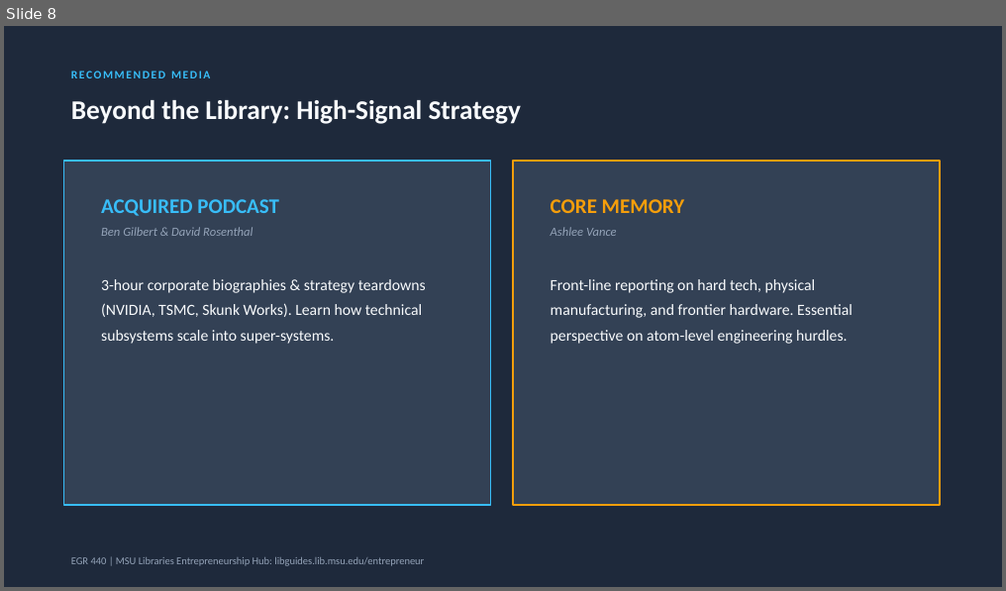
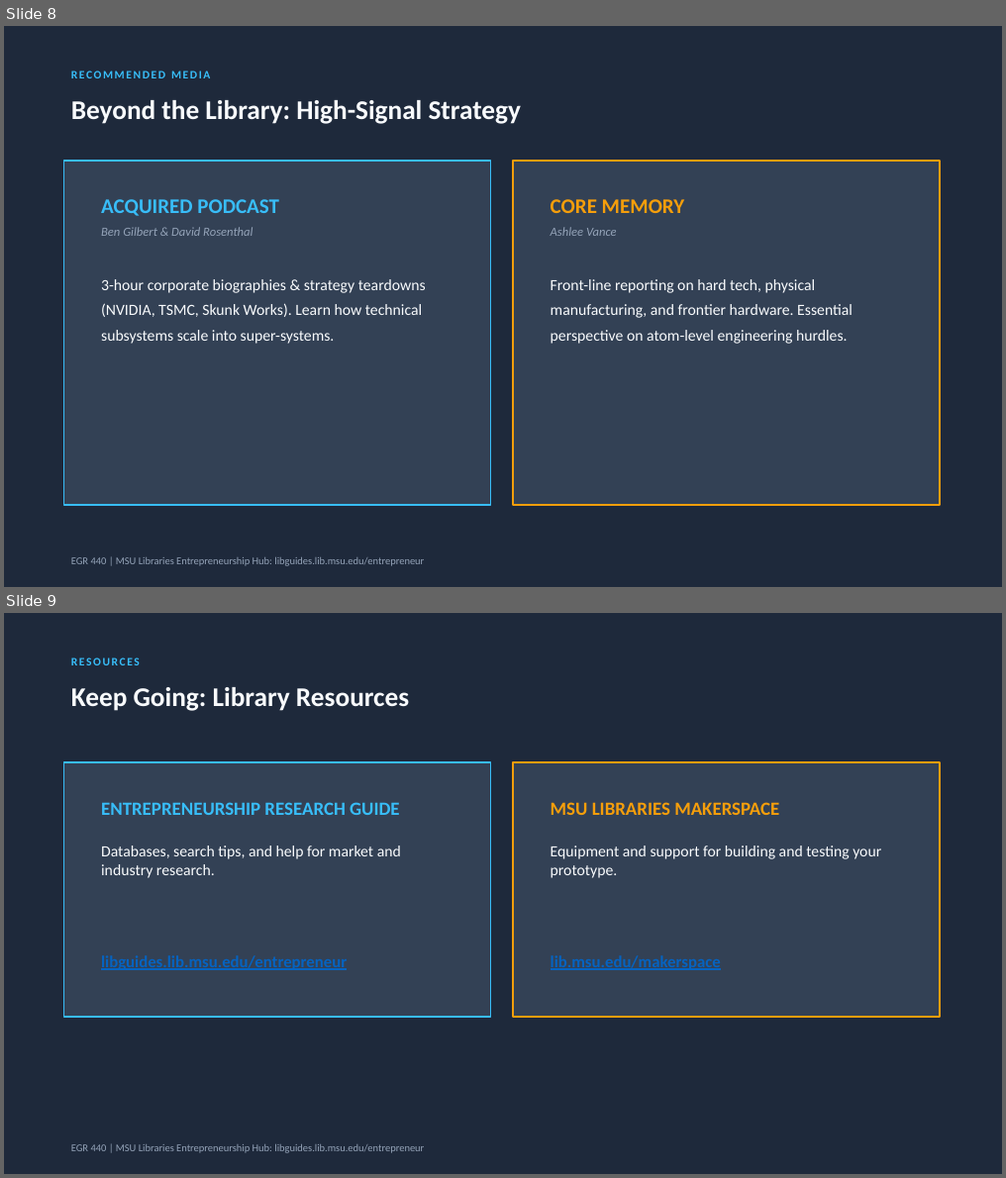
Before and after one commit to terenceoneill/hello-world, a slide deck: slides/EGR_440_Scalable_Innovation.pptx. Shown one above the other, each under a label of ours: slide 8 before the commit, slides 8 and 9 after it. The pictures are 1006x591 and 1006x1178 pixels, drawn with LibreOffice and Linux fonts; fonts in the diff are those of the drawing. Boxes give left, top, right and bottom in pixels: in the first picture for what was removed or moved away, otherwise in the second. Text is boxed around its words. In the diff, an @@ line names an element or a change of style, - is before the commit and + after.

```diff
--- a/slides/EGR_440_Scalable_Innovation.pptx
+++ b/slides/EGR_440_Scalable_Innovation.pptx
@@ slide 9 added at [4, 613, 1002, 1174], background #1E293B @@
@@ text added at [71, 658, 140, 665], 11 pt, text #38BDF8, bold @@
+RESOURCES
@@ text added at [71, 687, 409, 711], 26 pt, text #F8FAFC, bold @@
+Keep Going: Library Resources
@@ rectangle added at [63, 762, 491, 1017], fill #334155, outline #38BDF8 1.5 pt @@
@@ rectangle added at [513, 762, 940, 1017], fill #334155, outline #F59E0B 1.5 pt @@
@@ text added at [101, 802, 400, 815], 18 pt, text #38BDF8, bold @@
+ENTREPRENEURSHIP RESEARCH GUIDE
@@ text added at [550, 802, 779, 815], 18 pt, text #F59E0B, bold @@
+MSU LIBRARIES MAKERSPACE
@@ text added at [101, 846, 401, 878], 15 pt, text #F8FAFC @@
+Databases, search tips, and help for market and industry research.
@@ text added at [550, 846, 881, 878], 15 pt, text #F8FAFC @@
+Equipment and support for building and testing your prototype.
@@ text added at [101, 956, 347, 970], 16 pt, text #0563C1, bold, underline @@
+libguides.lib.msu.edu/entrepreneur
@@ text added at [550, 956, 721, 970], 16 pt, text #0563C1, bold, underline @@
+lib.msu.edu/makerspace
@@ text added at [71, 1145, 424, 1154], 10 pt, text #94A3B8 @@
+EGR 440 | MSU Libraries Entrepreneurship Hub: libguides.lib.msu.edu/entrepreneur
```
Also in this commit, not shown: 1 other file.
